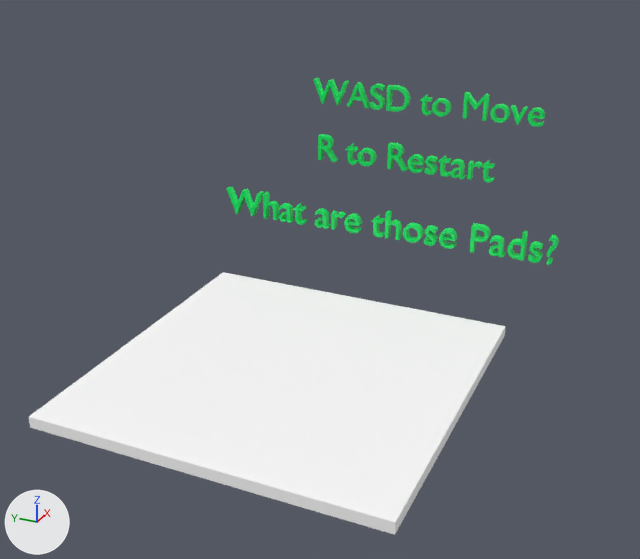
The glTF model src/objects/level0.glb, before and after one commit.
The view is the same before and after, from a 50 mm lens placed at (-58.7, -29.3, 38.1), pointed at (6.7, 0.1, 5.4). The lights are fixed; the arrows at lower left show +X, +Y and +Z. Where no turn or scale is listed for an object, it has been applied to the vertices. Vertices at the same position are counted once.

Names of what the first picture shows: 'Cube', 'Text.001_X', 'Text.002_X', 'Text_X'.
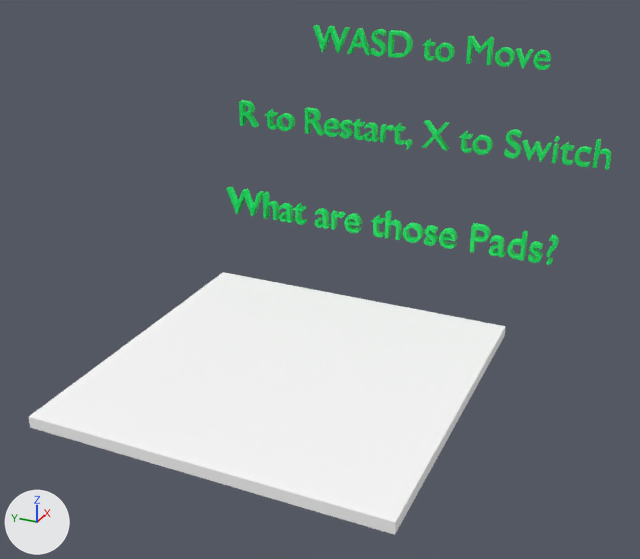
Commit message: added level

Diff of the bpy script that builds the scene:
```diff
--- a/src/objects/level0.glb.py
+++ b/src/objects/level0.glb.py
@@ me_text_002 @@
 # used by ob_text_002_x; location = (28.77, 0.0, 0.0)
-me_text_002.from_pydata(...)  # 1840 vertices, 3660 faces; spans x -0.4..0.4, y -9.6..10.1, z 9.1..11.9
+me_text_002.from_pydata(...)  # 3094 vertices, 6128 faces; spans x -0.4..0.4, y -30.6..10.1, z 8.7..11.9
+# me_text_002 part 1: the loose piece of 116 vertices spanning x -0.4..0.4, y -9.6..-8.3, z 9.1..11.3 is copied, and the copy is moved by (0.0, -17.5, 0.0); it spans x -0.4..0.4, y -27.1..-25.8, z 9.1..11.3
+# me_text_002 part 2: a new loose piece, a box spanning x -0.4..0.4, y -25.53..-25.17, z 9.16..10.96, in mat_material_004 (green #00e763)
+# me_text_002 part 3: the loose piece of 192 vertices spanning x -0.4..0.4, y 3.5..5.4, z 9.1..11.0 is copied, and the copy is moved by (0.0, -22.4, 0.0); it spans x -0.4..0.4, y -18.9..-17.0, z 9.1..11.0
+# me_text_002 part 4: the loose piece of 116 vertices spanning x -0.4..0.4, y -9.6..-8.3, z 9.1..11.3 is copied, and the copy is moved by (0.0, -7.3, 0.0); it spans x -0.4..0.4, y -16.9..-15.5, z 9.1..11.3
+# me_text_002 part 5: a new loose piece of 244 vertices spanning x -0.4..0.4, y -21.9..-20.4, z 9.1..11.9, in mat_material_004 (green #00e763)
+# me_text_002 part 6: a new loose piece of 196 vertices spanning x -0.4..0.4, y -28.7..-27.3, z 9.1..11.0, in mat_material_004 (green #00e763)
+# me_text_002 part 7: a new loose piece of 122 vertices spanning x -0.4..0.4, y -10.3..-9.8, z 8.7..9.7, in mat_material_004 (green #00e763)
+# me_text_002 part 8: a new loose piece of 114 vertices spanning x -0.4..0.4, y -30.6..-29.1, z 9.2..11.9, in mat_material_004 (green #00e763)
+# me_text_002 part 9: a new loose piece of 26 vertices spanning x -0.4..0.4, y -24.9..-22.0, z 9.1..11.0, in mat_material_004 (green #00e763)
+# me_text_002 part 10: a new loose piece of 24 vertices spanning x -0.4..0.4, y -14.4..-11.6, z 9.2..11.9, in mat_material_004 (green #00e763)
 me_text_002.materials.append(mat_material_004)
@@ ob_text_x @@
 ob_text_x = bpy.data.objects.new('Text_X', me_text)
-ob_text_x.location = (34.1, 0.0, 0.0)
+ob_text_x.location = (34.1, 0.0, 5.89)
@@ ob_text_002_x @@
 ob_text_002_x = bpy.data.objects.new('Text.002_X', me_text_002)
-ob_text_002_x.location = (28.77, 0.0, 0.0)
+ob_text_002_x.location = (28.77, 9.79, 2.83)
```

Boxes (x1, y1, x2, y2) around the edits, measured in the pictures (640 x 559 px):
'Text.002_X', reshaped, moved (110% wider, 45% taller)
    before: (318, 134, 495, 182)
    after: (239, 100, 611, 170)
'Text_X', moved
    before: (313, 78, 545, 127)
    after: (313, 25, 551, 70)
part 1 of me_text_002, added
    after: (560, 141, 574, 165)
part 2 of me_text_002, added
    after: (552, 143, 559, 163)
part 3 of me_text_002, added
    after: (472, 135, 493, 155)
part 4 of me_text_002, added
    after: (459, 130, 473, 153)
part 5 of me_text_002, added
    after: (504, 129, 522, 159)
part 6 of me_text_002, added
    after: (574, 146, 592, 167)
part 7 of me_text_002, added
    after: (405, 139, 412, 150)
part 8 of me_text_002, added
    after: (593, 139, 611, 170)
part 9 of me_text_002, added
    after: (522, 140, 552, 162)
part 10 of me_text_002, added
    after: (422, 120, 450, 150)
